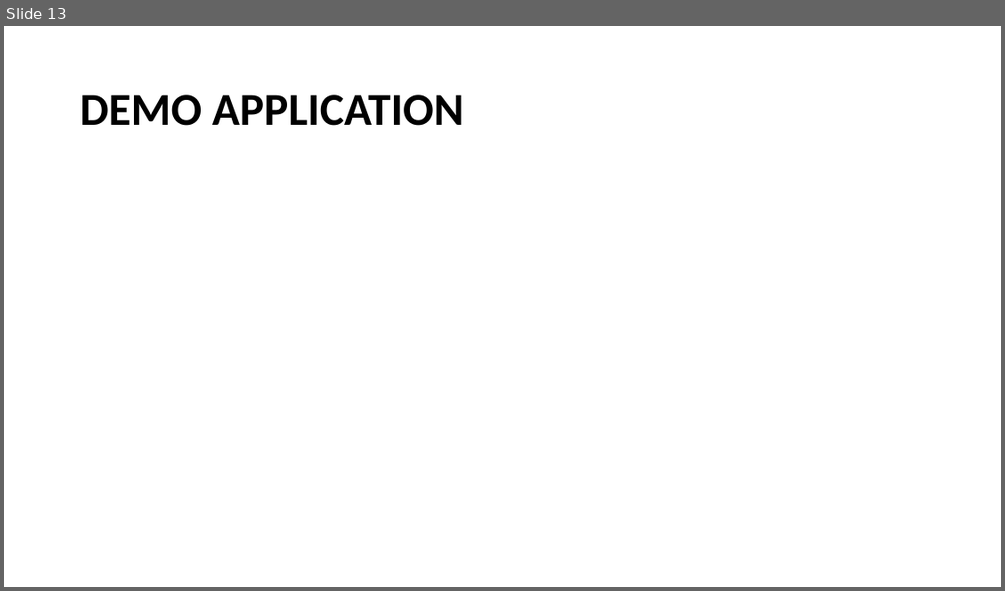
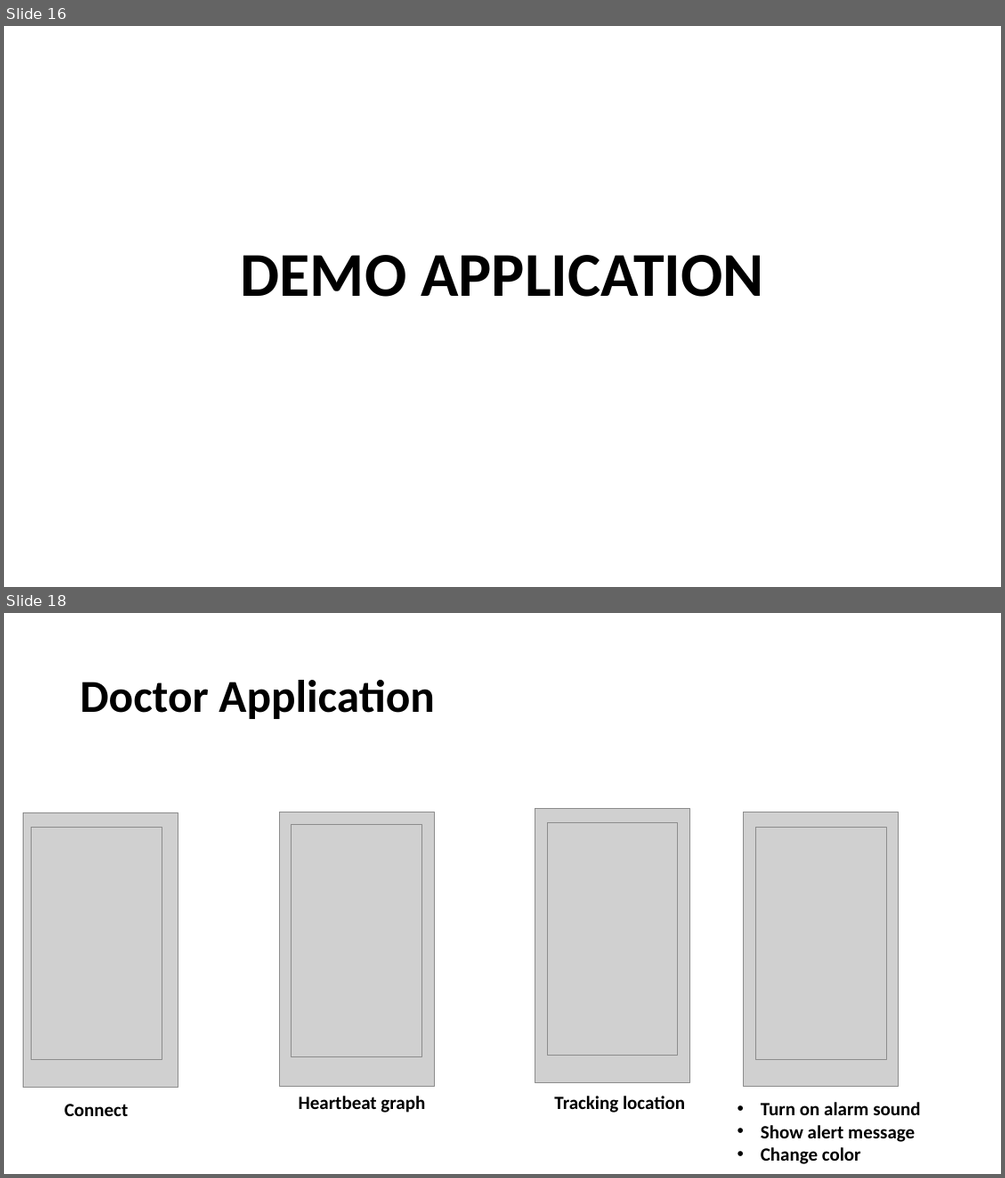
Before and after one commit to lephamtuyen/healthmonitoring, a slide deck: IBM_IoT.pptx. Shown one above the other, each under a label of ours: slide 13 before the commit, slides 16 and 18 after it; the slides between them are not shown. The pictures are 1005x591 and 1005x1178 pixels, drawn with LibreOffice and Linux fonts; fonts in the diff are those of the drawing; grey boxes stand for pictures. Boxes give left, top, right and bottom in pixels: in the first picture for what was removed or moved away, otherwise in the second. Text is boxed around its words. In the diff, an @@ line names an element or a change of style, - is before the commit and + after.

```diff
--- a/IBM_IoT.pptx
+++ b/IBM_IoT.pptx
@@ slide 18 added at [4,613,1001,1174], background #FFFFFF @@
@@ title added at [80,680,434,719], 44 pt, text #000000, bold @@
+Doctor Application
@@ picture added at [24,812,178,1087] @@
@@ picture added at [279,811,434,1086] @@
@@ picture added at [291,824,422,1056] @@
@@ picture added at [535,808,689,1083] @@
@@ picture added at [547,822,678,1055] @@
@@ picture added at [744,811,898,1086] @@
@@ picture added at [31,827,162,1060] @@
@@ picture added at [755,827,886,1060] @@
@@ text added at [65,1103,128,1116], 18 pt, text #000000, bold @@
+Connect
@@ text added at [299,1095,425,1112], 18 pt, text #000000, bold @@
+Heartbeat graph
@@ text added at [554,1095,685,1112], 18 pt, text #000000, bold @@
+Tracking location
@@ text added at [760,1102,920,1164], 18 pt, text #000000, bold @@
+• Turn on alarm sound
+• Show alert message
+• Change color
@@ what was slide 13 is now slide 16 @@
@@ slide 16 changed as well @@
@@ title "DEMO APPLICATION": place and size @@
-title "DEMO APPLICATION" at [80,95,464,126]
+title "DEMO APPLICATION" at [241,255,764,297]
@@ title "DEMO APPLICATION" at [241,255,764,297]: size 44 to 60 pt; alignment left to centre; vertical alignment middle to bottom @@
```
Also in this commit, not shown: 6 other slides changed, 9 other slides added, 5 slides removed.
